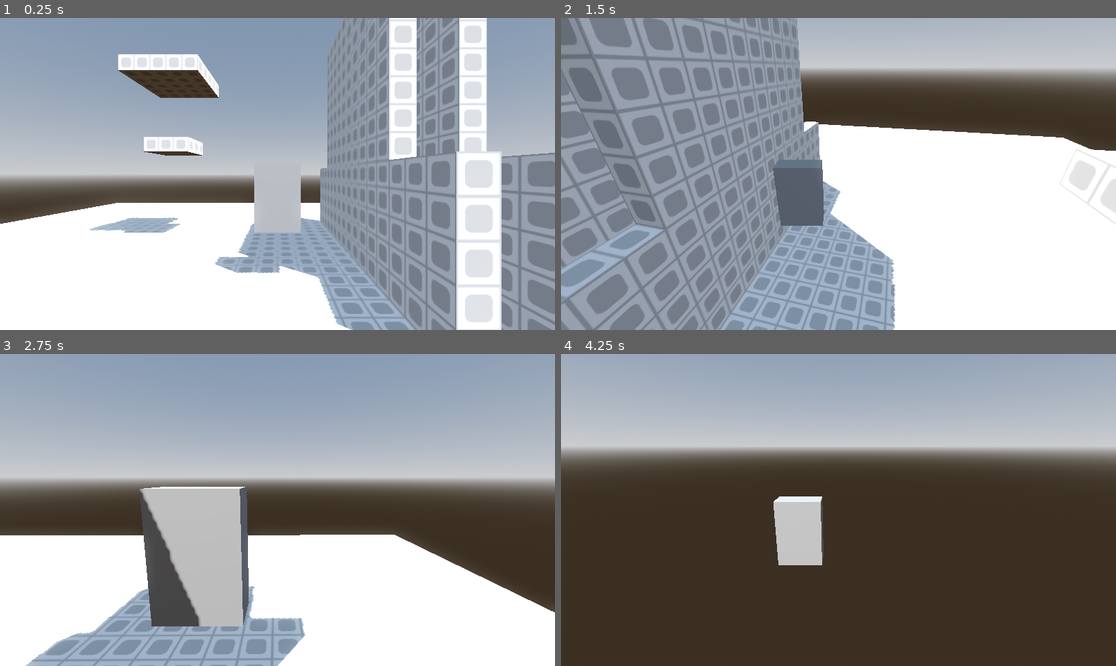
Above: before the commit, frames 1-4 (two rows, left to right).
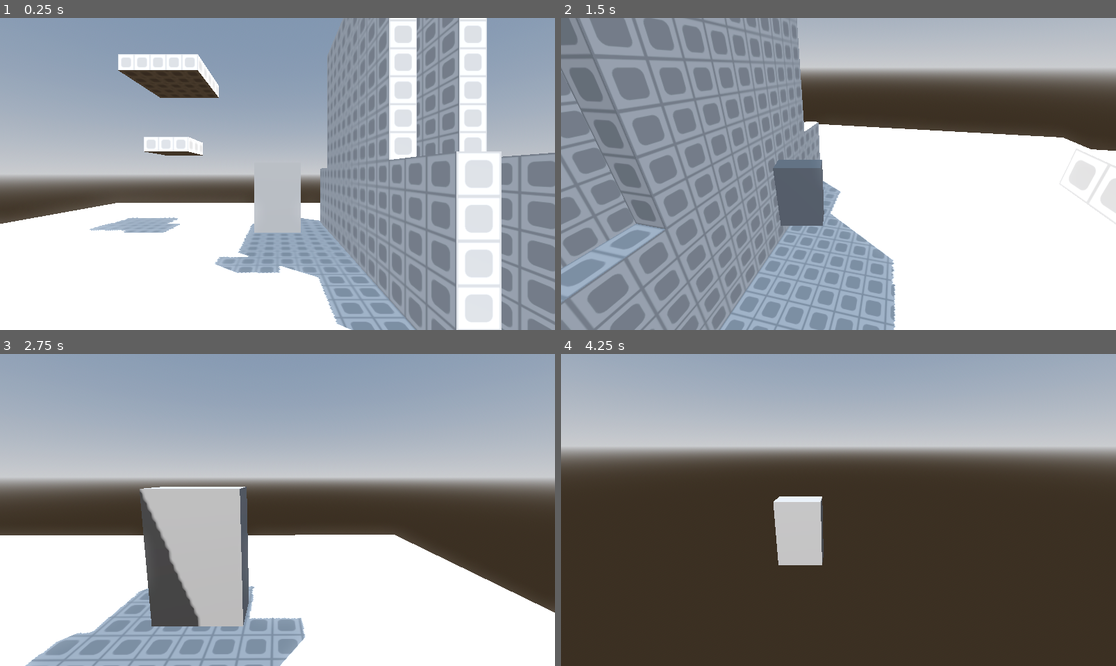
Above: after the commit, the same moments.

Repository: Natelytle/jomolith
Game: Godot game, scene res://Scenes/main.tscn
The game is run twice, just before and just after one commit, with the same random seed, the same clock (stepped at 60 frames per second) and the same inputs.
Inputs (mouse positions are in pixels of both pictures, inside the frame that each line leads up to):
- Up to frame 1 (0.25 s): no input
- Up to frame 2 (1.5 s): move the mouse to (960, 158) at 0.52 s; hold D (right) 0.53-1.28 s; hold Right mouse button (right_click) 0.53-1.28 s; tap Space (jump) at 0.77 s; move the mouse to (727, 189) at 1.27 s; hold S (backward) from 1.28 s (still down); tap Shift (shift_lock) at 1.35 s
- Up to frame 3 (2.75 s): tap Space (jump) at 1.52 s; move the mouse to (288, 503) at 2.02 s; release S (backward) at 2.03 s; hold W (forward) from 2.03 s (still down); tap Mouse wheel up (zoom_in) at 2.1 s
- Up to frame 4 (4.25 s): keep holding W (forward); move the mouse to (832, 516) at 2.77 s; tap Mouse wheel down (zoom_out) at 2.85 s; tap Space (jump) at 3.02, 3.77 s; move the mouse to (877, 513) at 3.52 s; hold Right mouse button (right_click) from 3.53 s (still down)

The runs differ from the first frame. In frame 1, less than 0.1% of the frame differs, in the area x 24-99%, y 11-97%; in frame 2, less than 0.1%; in frame 3, 0.1%, in the area x 4-100%, y 44-100%; in frame 4, less than 0.1%.

Commit message:
Readd jump stuff but less bad if it flings you

Diff:
--- a/Scripts/player.gd
+++ b/Scripts/player.gd
@@ -15,6 +15,7 @@
 
 var currentSpeed = 0
 var coyoteTimeTimer = 0
+var isOnFloor = false
 
 # camera
 const SHIFTLOCK_OFFSET = 1.75
@@ -57,13 +58,13 @@
 func _physics_process(delta: float) -> void:
 	var averageLength = hitboxLegs.get_average_length()
 
-	var isOnFloor = averageLength < 2
+	isOnFloor = averageLength < 2 and (linear_velocity.y < 5 or isOnFloor)
 
 	if not isOnFloor:
 		coyoteTimeTimer += delta
 	else:
 		apply_central_force(-get_gravity())
-		set_axis_velocity(Vector3.UP * (2 - averageLength) * 50)
+		set_axis_velocity(Vector3.UP * (2 - averageLength) * 20)
 		coyoteTimeTimer = 0
 
 	if Input.is_action_pressed("jump") and coyoteTimeTimer <= COYOTE_TIME:
